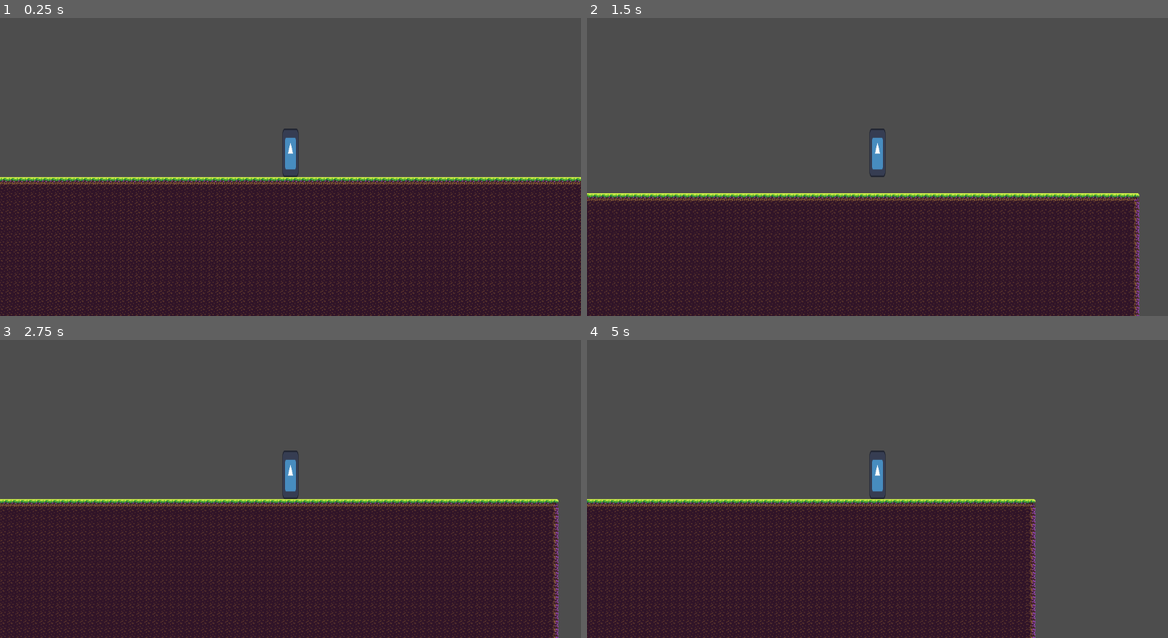
Above: before the commit, frames 1-4 (two rows, left to right).
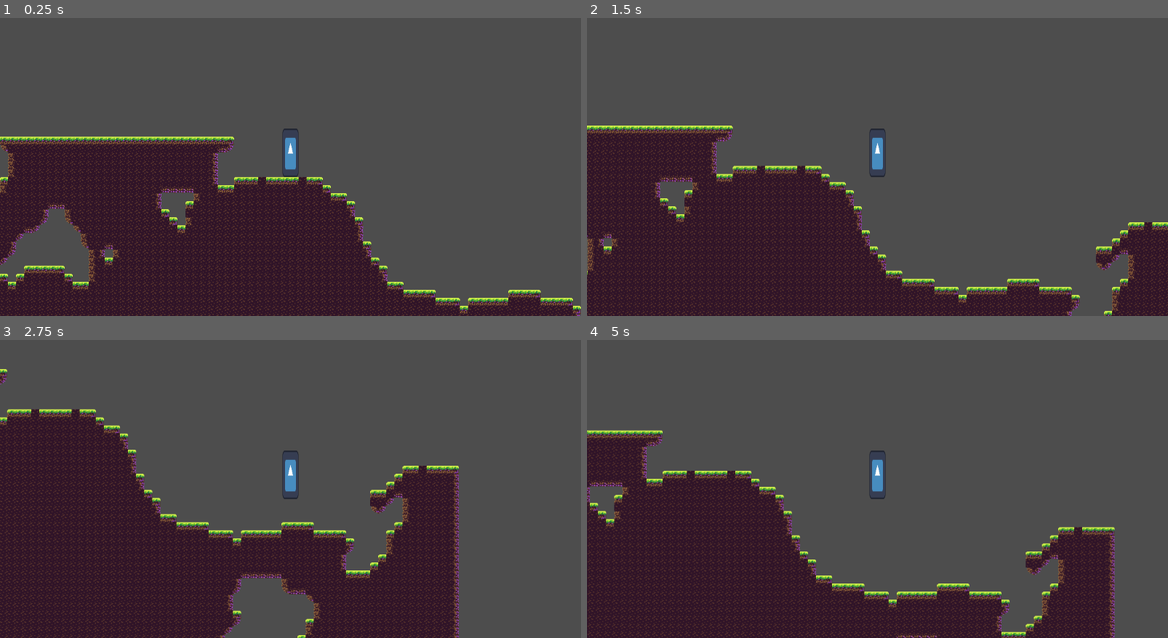
Above: after the commit, the same moments.

Repository: EamonnER/TerraWorlds
Game: Godot game, scene res://game.tscn
Two runs of this game, one before a commit and one after it. Both use one fixed random seed, a clock stepped at 60 frames per second and the inputs below. The engine's default icon, where the game draws it, is replaced by a stand-in: a white triangle on a blue panel in a dark square.
Inputs:
- Up to frame 1 (0.25 s): no input
- Up to frame 2 (1.5 s): tap Enter at 0.5 s; hold D (game_right) from 0.53 s (still down); tap Space (game_jump) at 0.6, 0.77, 1.07, 1.35 s
- Up to frame 3 (2.75 s): tap Space (game_jump) at 1.52, 1.82, 2.1 s; release D (game_right) at 2.03 s; hold A (game_left) from 2.03 s (still down)
- Up to frame 4 (5 s): release A (game_left) at 2.78 s; hold D (game_right) 2.78-4.28 s; tap Space (game_jump) at 2.85, 3.02, 3.32, 3.6, 3.77, 4.07, 4.35, 4.52, 4.82 s; tap \ (game_debug_toggle, bound only after the commit) at 4.15 s; hold A (game_left) from 4.28 s (still down)

The runs differ from the first frame. In frame 1, 25% of the frame differs, in the area x 0-100%, y 39-100%; in frame 2, 29%; in frame 3, 30%, in the area x 0-97%, y 9-100%; in frame 4, 27%.

Commit message:
Changed a lot, can't be bothered to check what

Diff:
--- a/project.godot
+++ b/project.godot
@@ -104,3 +104,8 @@
 , Object(InputEventJoypadButton,"resource_local_to_scene":false,"resource_name":"","device":-1,"button_index":0,"pressure":0.0,"pressed":false,"script":null)
 ]
 }
+game_debug_toggle={
+"deadzone": 0.5,
+"events": [Object(InputEventKey,"resource_local_to_scene":false,"resource_name":"","device":-1,"window_id":0,"alt_pressed":false,"shift_pressed":false,"ctrl_pressed":false,"meta_pressed":false,"pressed":false,"keycode":92,"physical_keycode":0,"key_label":0,"unicode":92,"location":0,"echo":false,"script":null)
+]
+}
--- a/scripts/Player.gd
+++ b/scripts/Player.gd
@@ -2,12 +2,11 @@
 
 
 const SPEED = 300.0
-const ACCELERATION = 5000.0
-const DECELERATION = 800.0
-const TERMINAL_VELOCITY = 5000.0
-const JUMP_VELOCITY = 300.0
-
-var world: Node2D
+const ACCELERATION = 400.0
+const DECELERATION = 80.0
+const TERMINAL_VELOCITY = 500.0
+const JUMP_VELOCITY = 400.0
+var debug_mode = false
 
 # Get the gravity from the project settings to be synced with RigidBody nodes.
 var gravity = ProjectSettings.get_setting("physics/2d/default_gravity")
@@ -52,34 +51,8 @@
 	up_direction = Vector2.DOWN
 	return
 
-func send_to_spawn():
-	if is_instance_valid(world):  # Null check
-		var spawn_point = world.get_spawn_position()
-		self.global_position = spawn_point
-
-func jump():
-	velocity = up_direction * JUMP_VELOCITY
-
-func move_horizontal(direction: float, delta: float):
-	# Compute the right direction (perpendicular to up_direction)
-	var right = up_direction.orthogonal()
-
-	# Project the velocity onto the right direction to get the left-right component
-	var right_velocity = velocity.project(right)
-
-	if not direction:
-		# Transition sideways velocity towards 0
-		right_velocity = right_velocity.move_toward(Vector2.ZERO, DECELERATION*delta)
-	else:
-		# Transition sideways velocity towards max speed
-		right_velocity = right_velocity.move_toward(right * SPEED * direction * -1, ACCELERATION*delta)
-
-	# Update velocity & keep verticle velocity
-	velocity = velocity.project(up_direction) + right_velocity
-
-func rotate_vector_relative(vector: Vector2) -> Vector2:
+func rotate_vector_relative_to_up_direction(vector: Vector2) -> Vector2:
 	# Rotate the input direction to align it with the up_direction
-	vector = vector.normalized()
 	if up_direction == Vector2.UP:  # Up
 		return vector
 	elif up_direction == Vector2.DOWN:  # Down
@@ -89,48 +62,80 @@
 	else:  # Left (90 degrees anti-clockwise)
 		return vector.rotated(-PI/2)
 
-func get_relative_velocity(direction: Vector2) -> float:
-	var relative_direction = rotate_vector_relative(direction.normalized())
-	var projected_velocity = velocity * relative_direction
-
-	return velocity.x if velocity.x else velocity.y
-
-func add_velocity(direction: Vector2, magnitude: float):
-	var relative_direction = rotate_vector_relative(direction.normalized())
-	var magnitude_as_vector = relative_direction * magnitude
-	velocity += magnitude_as_vector
-
 func rotate_player(delta):
 	var new_rotation = 0
-	if up_direction == Vector2.UP:
-		new_rotation = 0
-	elif up_direction == Vector2.LEFT:
-		new_rotation = 3*PI/2
-	elif up_direction == Vector2.DOWN:
-		new_rotation = PI
-	else:  # Right
-		new_rotation = PI/2
+
+	match up_direction:
+		Vector2.RIGHT:
+			new_rotation = PI/2
+		Vector2.DOWN:
+			new_rotation = PI
+		Vector2.LEFT:
+			new_rotation = 3*PI/2
+		_:
+			pass
 
 	rotation = new_rotation
-	#$Camera.rotation = new_rotation
+
+func get_relative_velocity() -> Vector2:
+	return rotate_vector_relative_to_up_direction(get_velocity())
+
+func set_relative_velocity(new_velocity: Vector2) -> void:
+	match up_direction:
+		Vector2.RIGHT:
+			new_velocity = new_velocity.rotated(PI/2)
+		Vector2.DOWN:
+			new_velocity = new_velocity.rotated(PI)
+		Vector2.LEFT:
+			new_velocity = new_velocity.rotated(3*PI/2)
+		_:
+			pass
+
+	set_velocity(new_velocity)
+
+func set_relative_horizontal_speed(speed: float):
+	var current_velocity = get_relative_velocity()
+	set_relative_velocity(Vector2(speed, current_velocity.y))
+
+func set_relative_vertical_speed(speed: float):
+	var current_velocity = get_relative_velocity()
+	set_relative_velocity(Vector2(current_velocity.x, speed))
 
 func _physics_process(delta):
+	if Input.is_action_just_pressed("game_debug_toggle"):
+		debug_mode = not debug_mode
+		print("Debug mode: ", debug_mode)
+		if debug_mode == true:
+			motion_mode = MotionMode.MOTION_MODE_FLOATING
+			$Collision.set_deferred("disabled", true)
+		else:
+			motion_mode = MotionMode.MOTION_MODE_GROUNDED
+			$Collision.set_deferred("disabled", false)
+
 	var previous_up_direction = up_direction
 	update_up_direction()
 	if previous_up_direction != up_direction:
 		rotate_player(delta)
 
-	# Add gravity to the velocity if the body is not on the floor.
-	if not is_on_floor():
-		var down_velocity = gravity*delta
-		add_velocity(Vector2.DOWN, down_velocity)
+	var new_velocity = get_relative_velocity()
+	print(new_velocity)
+	if motion_mode == MotionMode.MOTION_MODE_GROUNDED:
+		# Add gravity to the velocity if the body is not on the floor
+		if not is_on_floor():
+			new_velocity.y = move_toward(new_velocity.y, TERMINAL_VELOCITY, gravity*delta)
+		elif Input.is_action_just_pressed("game_jump"):  # Handle jump
+			new_velocity.y = -JUMP_VELOCITY
 
-	# Handle jump.
-	if Input.is_action_just_pressed("game_jump") and is_on_floor():
-		jump()
+		# Handle movement inputs
+		var horizontal_direction = Input.get_axis("game_left", "game_right")
+		var vertical_direction = Input.get_axis("game_down", "game_up")
+		new_velocity.x = move_toward(new_velocity.x, SPEED*horizontal_direction, ACCELERATION*delta)
 
-	# Get the input direction and handle the movement/deceleration.
-	var direction = Input.get_axis("game_left", "game_right")
-	move_horizontal(direction, delta)
+	else:
+		var horizontal_direction =  Input.get_axis("game_left", "game_right")
+		var vertical_direction = Input.get_axis("game_up", "game_down")
+		new_velocity.x = move_toward(new_velocity.x, SPEED*horizontal_direction, ACCELERATION*delta)
+		new_velocity.y = move_toward(new_velocity.y, SPEED*vertical_direction, ACCELERATION*delta)
 
+	set_relative_velocity(new_velocity)
 	move_and_slide()
--- a/scripts/game.gd
+++ b/scripts/game.gd
@@ -1,10 +1,7 @@
 extends Node2D
 
-@onready var world: Node2D = $World
-@onready var player: CharacterBody2D = $Player
 
 func _ready() -> void:
-	world.generate_new_world()
+	$World.generate_new_world()
 
-	player.world = world
-	player.send_to_spawn()
+	$Player.position = $World.get_spawn_position()
--- a/scripts/world.gd
+++ b/scripts/world.gd
@@ -9,12 +9,17 @@
 func generate_new_world():
 	foreground.clear()
 
+	var noise = FastNoiseLite.new()
+	noise.seed = randi()
+	noise.noise_type = FastNoiseLite.TYPE_SIMPLEX
+
 	# Generates a list of vectors from (-50, -50) to (50, 50)
 	const HALF_WORLD = WORLD_SIZE / 2
 	var tile_positions = []
 	for x in range(-HALF_WORLD, HALF_WORLD):
 		for y in range(-HALF_WORLD, HALF_WORLD):
-			tile_positions.append(Vector2i(x, y))
+			if noise.get_noise_2d(x, y) > 0.1:
+				tile_positions.append(Vector2i(x, y))
 
 	foreground.set_cells_terrain_connect(tile_positions, 0, 0)
 
@@ -31,7 +36,6 @@
 func get_tile_at_position(vector: Vector2i) -> TileData:
 	return foreground.get_cell_tile_data(vector)
 
-
 func place_tile(vector: Vector2i, terrain_id: int):
 	foreground.set_cell(vector, terrain_id)
 
